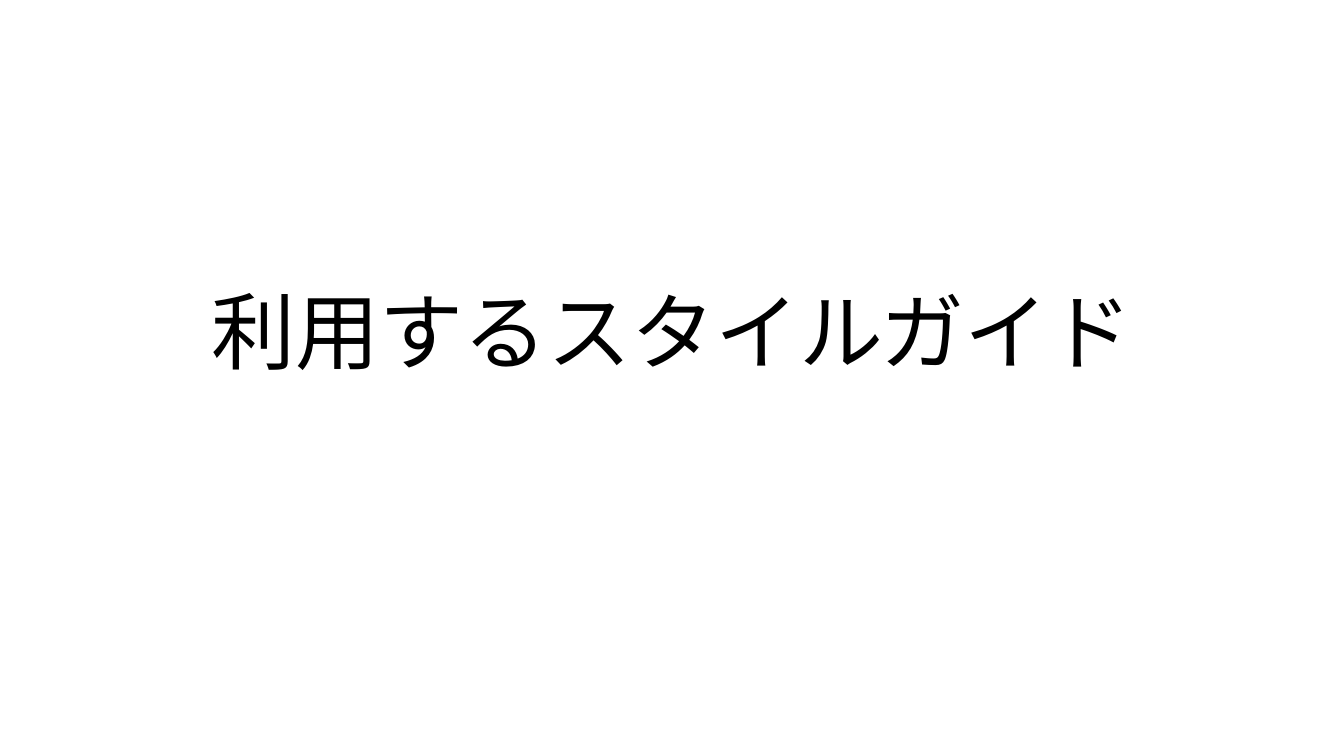
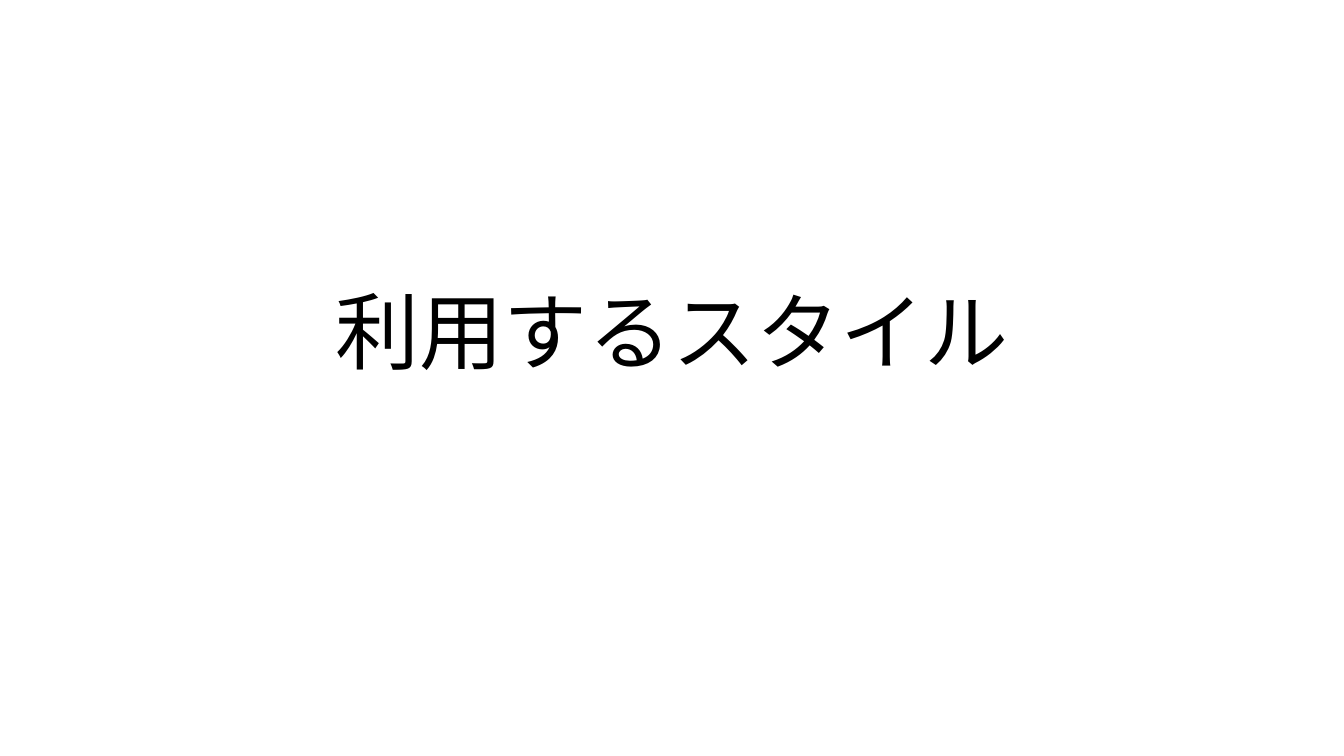
Before and after one commit to InteractiveGraphicsLab/RoiPainter, a slide deck: slide 1 of RoiPainter4D/codingstyle.pptx. Drawn at 1344x756 pixels with LibreOffice and Linux fonts; fonts in the diff are those of the drawing. Boxes give left, top, right and bottom in pixels: in the first picture for what was removed or moved away, otherwise in the second. Text is boxed around its words. In the diff, an @@ line names an element or a change of style, - is before the commit and + after.

```diff
--- a/RoiPainter4D/codingstyle.pptx
+++ b/RoiPainter4D/codingstyle.pptx
@@ title at (336, 293, 1008, 370): text changed @@
-利用するスタイルガイド
+利用するスタイル
```
Also in this commit, not shown: 39 other files.
